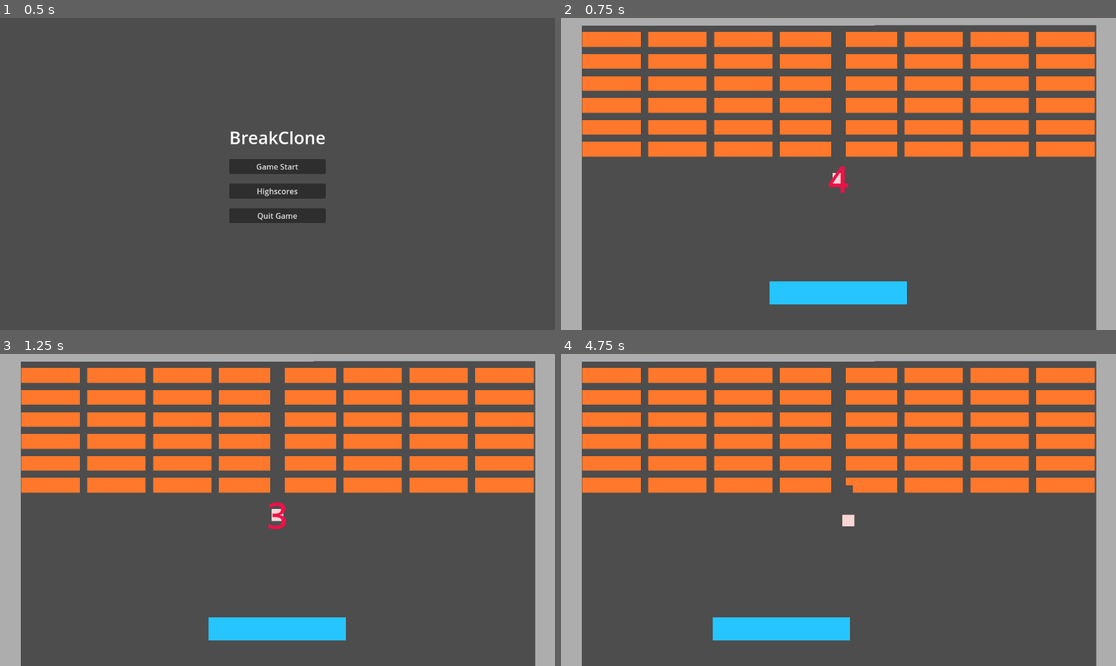
Above: before the commit, frames 1-4 (two rows, left to right).
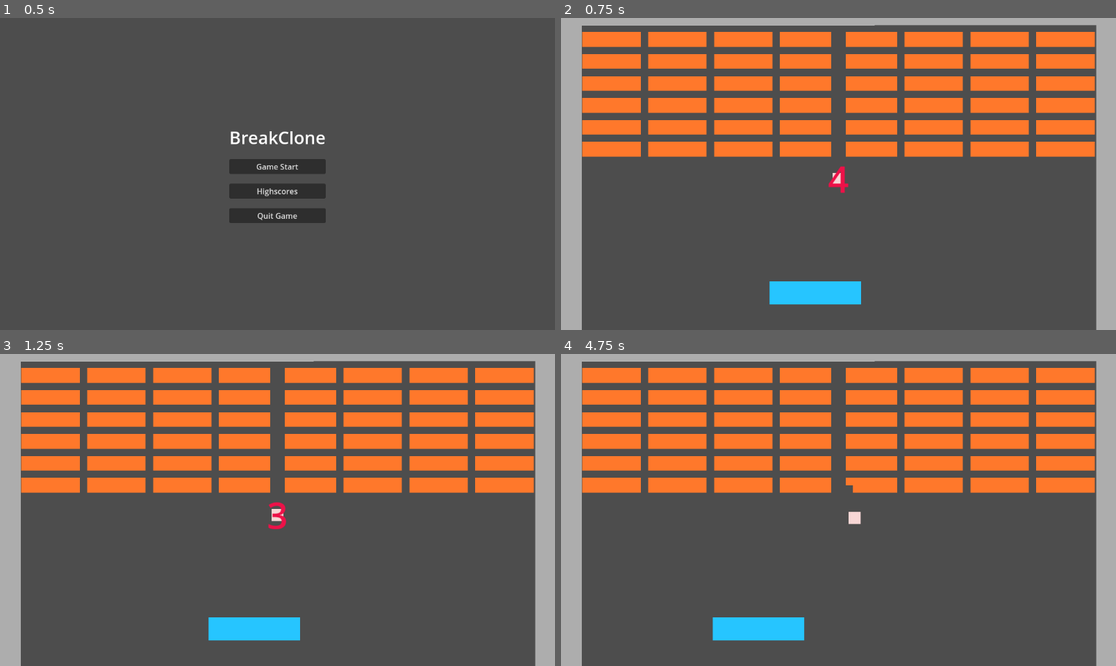
Above: after the commit, the same moments.

Repository: KeiGar/OrbFall
Game: Godot game, scene res://scenes/menus/main_menu_controls.tscn
Same seed, same stepped clock (60 frames per second), same inputs: the game is played once before the commit and once after it.
Inputs:
- Up to frame 1 (0.5 s): no input
- Up to frame 2 (0.75 s): click "Game Start" at 0.5 s
- Up to frame 3 (1.25 s): no input
- Up to frame 4 (4.75 s): hold D (player_moveRight) 1.28-2.03 s; tap Enter at 2, 3.5 s; hold A (player_moveLeft) 2.03-2.78 s; tap Space at 2.75, 4.25 s; hold D (player_moveRight) 2.78-4.28 s; hold A (player_moveLeft) from 4.28 s (still down)

Frame 1 is identical in both runs. In frame 2, 0.6% of the frame differs, in the area x 54-63%, y 84-92%; in frame 3, 0.6%; in frame 4, 0.7%, in the area x 43-55%, y 50-92%.

Commit message:
added random wobble to the bounce of the ball

Diff:
--- a/scenes/game_assets/player.tscn
+++ b/scenes/game_assets/player.tscn
@@ -3,7 +3,7 @@
 [ext_resource type="Script" uid="uid://dufbq4v7r4g07" path="res://scripts/game_assets/player.gd" id="1_3vyb7"]
 
 [sub_resource type="RectangleShape2D" id="RectangleShape2D_u8vuu"]
-size = Vector2(300, 15)
+size = Vector2(200, 15)
 
 [node name="Player" type="CharacterBody2D"]
 motion_mode = 1
@@ -11,8 +11,8 @@
 
 [node name="Polygon2D" type="Polygon2D" parent="."]
 color = Color(0.15, 0.773333, 1, 1)
-polygon = PackedVector2Array(0, 0, 0, 50, 300, 50, 300, 0)
+polygon = PackedVector2Array(0, 0, 0, 50, 200, 50, 200, 0)
 
 [node name="CollisionShape2D" type="CollisionShape2D" parent="."]
-position = Vector2(150, 7.5)
+position = Vector2(100, 7.5)
 shape = SubResource("RectangleShape2D_u8vuu")
--- a/scripts/game_assets/ball.gd
+++ b/scripts/game_assets/ball.gd
@@ -29,6 +29,8 @@
 			var n := hit.get_normal()
 			var p := hit.get_position()
 			dir = dir.bounce(n).normalized()
+			dir.x = copysign(randf_range(0.1,1), dir.x)
+			dir = dir.normalized()
 			var rem := hit.get_remainder()
 			velocity = dir * speed
 			remainder = rem
@@ -37,3 +39,9 @@
 		else:
 			move_and_collide(remainder, false, true, true)
 			remainder = Vector2.ZERO
+
+func copysign(a: float, b: float) -> float:
+	if b >= 0:
+		return a
+	else:
+		return -a
